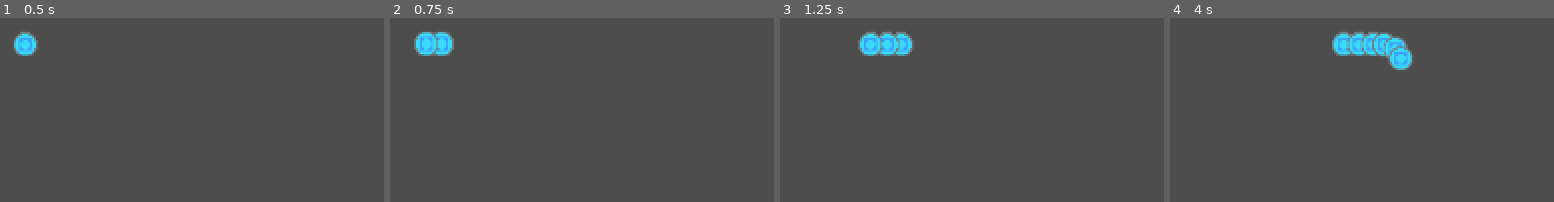
Above: before the commit, frames 1-4 (left to right).
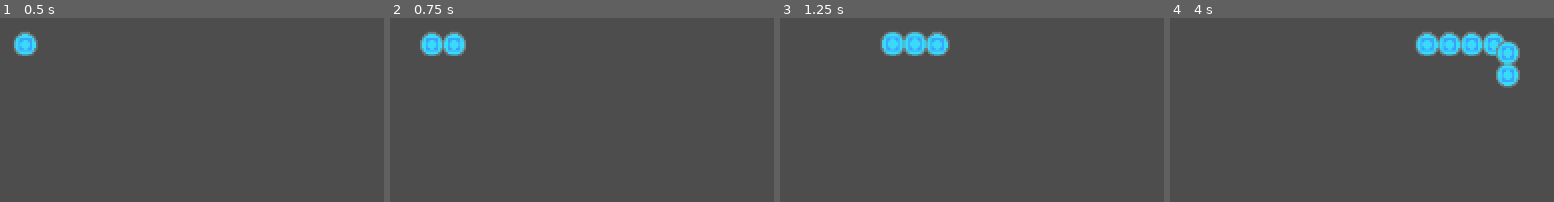
Above: after the commit, the same moments.

Repository: Mobius-Bron/snake_tower
Game: Godot game, scene res://world/world.tscn
Same seed, same stepped clock (60 frames per second), same inputs: the game is played once before the commit and once after it.
Inputs:
- Up to frame 1 (0.5 s): no input
- Up to frame 2 (0.75 s): tap Enter (ui_accept) at 0.5 s; hold D (ui_right) from 0.53 s (still down)
- Up to frame 3 (1.25 s): keep holding D (ui_right); tap Enter (ui_accept) at 0.77 s
- Up to frame 4 (4 s): release D (ui_right) at 1.28 s; hold S (ui_down) 1.28-2.03 s; tap Enter (ui_accept) at 1.52, 3.02, 3.77 s; hold D (ui_right) 2.03-2.78 s; hold W (ui_up) 2.78-3.53 s; hold A (ui_left) from 3.53 s (still down)

Frame 1 is identical in both runs. In frame 2, 1.3% of the frame differs, in the area x 6-20%, y 7-21%; in frame 3, 2.6%; in frame 4, 6.6%, in the area x 42-92%, y 7-39%.

Commit message:
完善蛇的运动

Diff:
--- a/snake/snake_body.gd
+++ b/snake/snake_body.gd
@@ -5,36 +5,38 @@
 
 var nextBody = null #下一个身体部分
 var preBody = null #上一个身体部分
-
-var trace = []
+var nextPoint = null
+var lastPoint = null
 
 func _ready():
-	tracing()
-
-func tracing():
-	while true:
-		add_trace(self.global_position)
-		await get_tree().create_timer(0.1).timeout
-
-func add_trace(x):
-	if nextBody == null:
-		return
-	nextBody.trace.append(x)
+	if isHead():
+		while 1:
+			if nextPoint:
+				lastPoint = nextPoint
+			else:
+				lastPoint = self.global_position
+			nextPoint = self.global_position + dir*17
+			setNextPoint(nextBody)
+			await get_tree().create_timer(0.1).timeout
 
 func isHead():
 	return preBody == null
 
 func _physics_process(delta):
-	if isHead():
-		#移动当前的身体部分
-		dir = dir.normalized()
-		velocity = dir * moveSpeed
-		move_and_slide()
-	else:
-		var pos = (self.global_position - preBody.global_position).length()
-		#跟随前节点的路径
-		if trace.is_empty() == false:
-			if (trace[0] - self.global_position).length() < 200:
-				global_position = global_position.move_toward(trace[0], 2)
-			if (trace[0] - self.global_position).length() < 1:
-				trace.pop_front()
+	if nextPoint:
+		if isHead():
+			var d = nextPoint - self.global_position
+			d.normalized()
+			velocity = d * moveSpeed / 5
+		else:
+			dir = nextPoint - self.global_position
+			dir.normalized()
+			velocity = dir * moveSpeed / 5
+	move_and_slide()
+
+func setNextPoint(x):
+	if x == null:
+		return
+	x.lastPoint = x.nextPoint
+	x.nextPoint = x.preBody.lastPoint
+	setNextPoint(x.nextBody)
